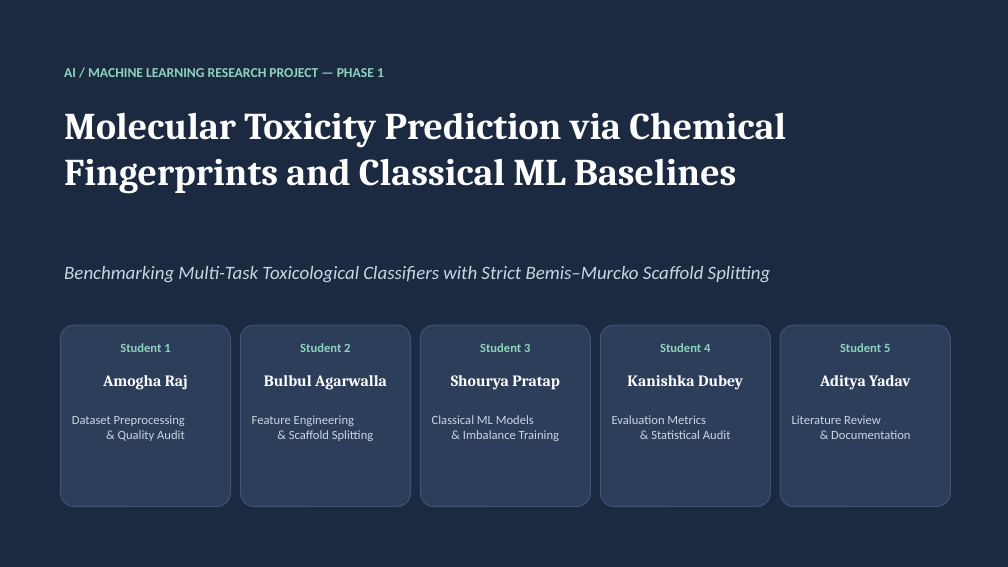
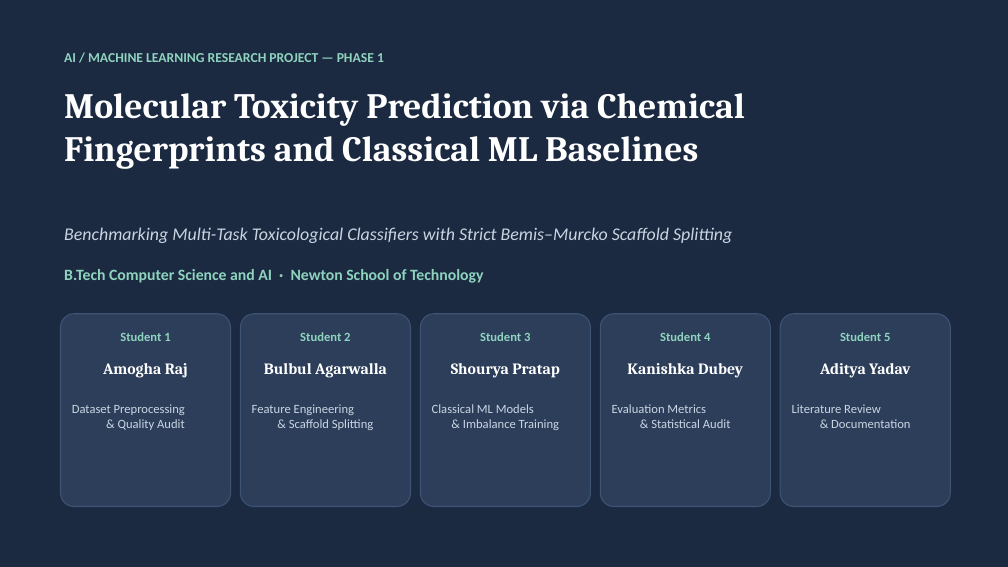
Before and after one commit to aristoncodes/Molecular-Toxicity-Prediction, a slide deck: slide 1 of reports/presentation/phase1_final_presentation.pptx. Drawn at 1008x567 pixels with LibreOffice and Linux fonts; fonts in the diff are those of the drawing. Boxes give left, top, right and bottom in pixels: in the first picture for what was removed or moved away, otherwise in the second. Text is boxed around its words. In the diff, an @@ line names an element or a change of style, - is before the commit and + after.

Commit message:
docs: add BTech Computer Science & AI, Newton School of Technology to manuscript and presentation deck

```diff
--- a/reports/presentation/phase1_final_presentation.pptx
+++ b/reports/presentation/phase1_final_presentation.pptx
@@ text "AI / MACHINE LEARNING RESEARCH ...": place and size @@
-text "AI / MACHINE LEARNING RESEARCH ..." at box(64, 68, 384, 77)
+text "AI / MACHINE LEARNING RESEARCH ..." at box(64, 53, 384, 62)
@@ text "Molecular Toxicity Prediction via Chemical ...": place and size @@
-text "Molecular Toxicity Prediction via Chemical ..." at box(64, 112, 786, 193)
+text "Molecular Toxicity Prediction via Chemical ..." at box(64, 93, 745, 169)
@@ text "Molecular Toxicity Prediction via Chemical ..." at box(64, 93, 745, 169): size 36 to 34 pt @@
@@ text "Benchmarking Multi-Task Toxicological Classifiers with ...": place and size @@
-text "Benchmarking Multi-Task Toxicological Classifiers with ..." at box(64, 266, 770, 282)
+text "Benchmarking Multi-Task Toxicological Classifiers with ..." at box(64, 227, 732, 243)
@@ text "Benchmarking Multi-Task Toxicological Classifiers with ..." at box(64, 227, 732, 243): size 18 to 17 pt @@
@@ text added at box(64, 269, 484, 283), 15 pt, text #8FD3BE, bold @@
+B.Tech Computer Science and AI · Newton School of Technology
@@ rounded rectangle: place and size @@
-rounded rectangle at box(60, 325, 231, 507)
+rounded rectangle at box(60, 314, 231, 507)
@@ rounded rectangle: place and size @@
-rounded rectangle at box(240, 325, 411, 507)
+rounded rectangle at box(240, 314, 411, 507)
@@ rounded rectangle: place and size @@
-rounded rectangle at box(420, 325, 591, 507)
+rounded rectangle at box(420, 314, 591, 507)
@@ rounded rectangle: place and size @@
-rounded rectangle at box(600, 325, 771, 507)
+rounded rectangle at box(600, 314, 771, 507)
@@ rounded rectangle: place and size @@
-rounded rectangle at box(780, 325, 951, 507)
+rounded rectangle at box(780, 314, 951, 507)
@@ 10 texts: place and size @@
-10 texts at box(103, 343, 910, 390)
+10 texts at box(103, 332, 910, 378)
@@ text "Dataset Preprocessing & Quality Audit": place and size @@
-text "Dataset Preprocessing & Quality Audit" at box(72, 415, 185, 441)
+text "Dataset Preprocessing & Quality Audit" at box(72, 404, 185, 430)
@@ text "Feature Engineering & Scaffold Splitting": place and size @@
-text "Feature Engineering & Scaffold Splitting" at box(252, 415, 373, 441)
+text "Feature Engineering & Scaffold Splitting" at box(252, 404, 373, 430)
@@ text "Classical ML Models & Imbalance ...": place and size @@
-text "Classical ML Models & Imbalance ..." at box(432, 415, 559, 441)
+text "Classical ML Models & Imbalance ..." at box(432, 404, 559, 430)
@@ text "Evaluation Metrics & Statistical Audit": place and size @@
-text "Evaluation Metrics & Statistical Audit" at box(612, 415, 731, 439)
+text "Evaluation Metrics & Statistical Audit" at box(612, 404, 731, 428)
@@ text "Literature Review & Documentation": place and size @@
-text "Literature Review & Documentation" at box(792, 415, 910, 439)
+text "Literature Review & Documentation" at box(792, 404, 910, 428)
```
Also in this commit, not shown: 3 other files.
